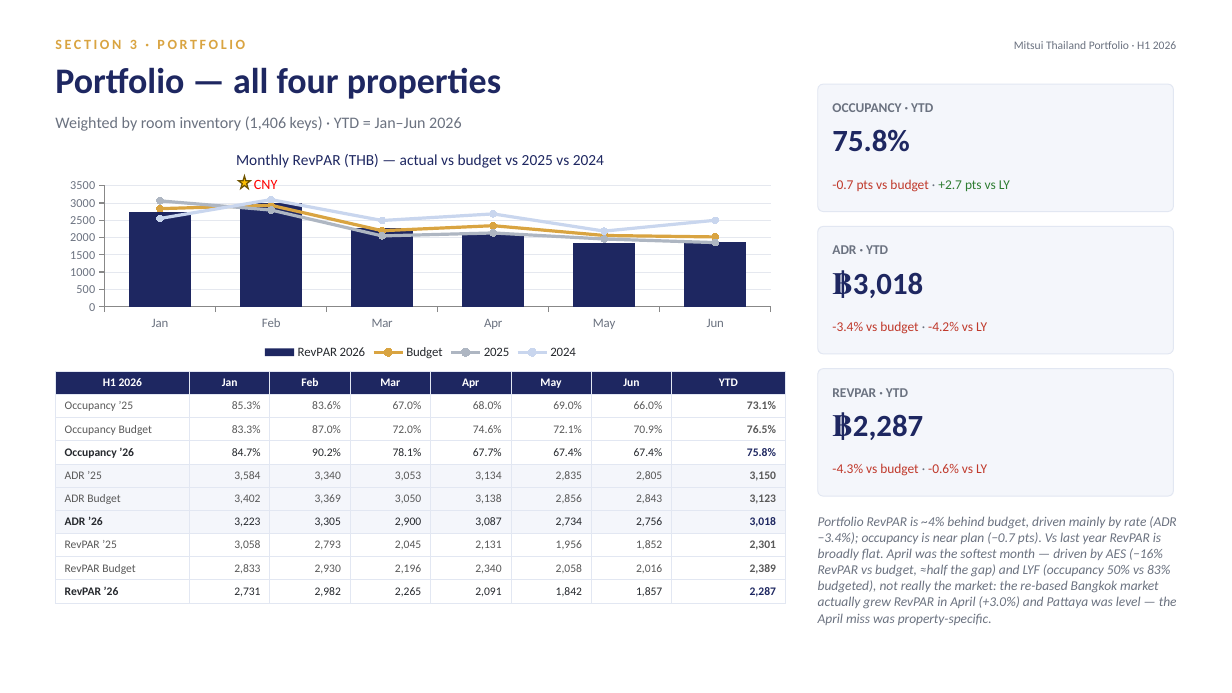
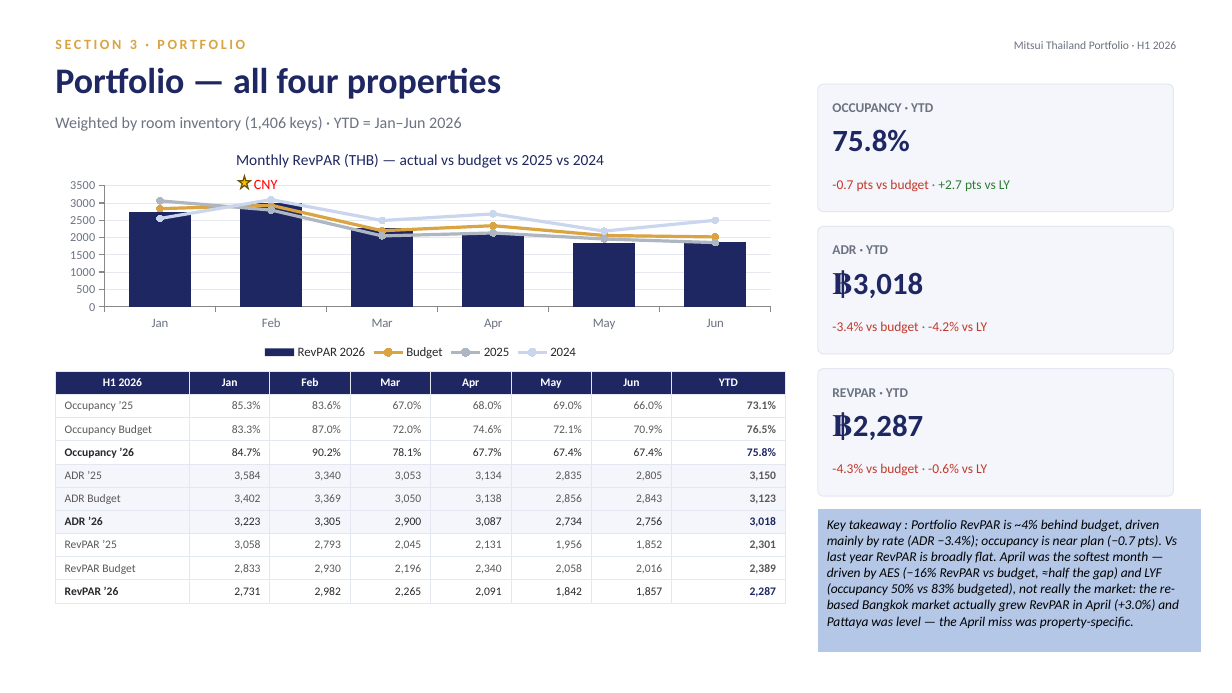
Before and after one commit to Chavin2543/mae-workspace, a slide deck: slide 13 of output/Portfolio_Performance_Report_H1-2026.pptx. Drawn at 1232x693 pixels with LibreOffice and Linux fonts; fonts in the diff are those of the drawing. Boxes give left, top, right and bottom in pixels: in the first picture for what was removed or moved away, otherwise in the second. Text is boxed around its words. In the diff, an @@ line names an element or a change of style, - is before the commit and + after.

```diff
--- a/output/Portfolio_Performance_Report_H1-2026.pptx
+++ b/output/Portfolio_Performance_Report_H1-2026.pptx
@@ rectangle "Key takeaway : Portfolio RevPAR ..." resized from (x1=818, y1=516, x2=1177, y2=625) to (x1=818, y1=508, x2=1202, y2=653) @@
@@ rectangle "Key takeaway : Portfolio RevPAR ..." at (x1=818, y1=508, x2=1202, y2=653): fill none to #B4C7E7; outline none to #FFFFFF 1 pt @@
@@ text in rectangle at (x1=827, y1=519, x2=1179, y2=628): text changed; text colour #6B7280 to #000000 @@
-Portfolio RevPAR is ~4% behind budget, driven mainly by rate (ADR −3.4%); occupancy is near plan (−0.7 pts). Vs last year RevPAR is broadly flat. April was the softest month — driven by AES (−16% RevPAR vs budget, ≈half the gap) and LYF (occupancy 50% vs 83% budgeted), not really the market: the re-based Bangkok market actually grew RevPAR in April (+3.0%) and Pattaya was level — the April miss was property-specific.
+Key takeaway : Portfolio RevPAR is ~4% behind budget, driven mainly by rate (ADR −3.4%); occupancy is near plan (−0.7 pts). Vs last year RevPAR is broadly flat. April was the softest month — driven by AES (−16% RevPAR vs budget, ≈half the gap) and LYF (occupancy 50% vs 83% budgeted), not really the market: the re-based Bangkok market actually grew RevPAR in April (+3.0%) and Pattaya was level — the April miss was property-specific.
```
Also in this commit, not shown: 14 other slides changed.
